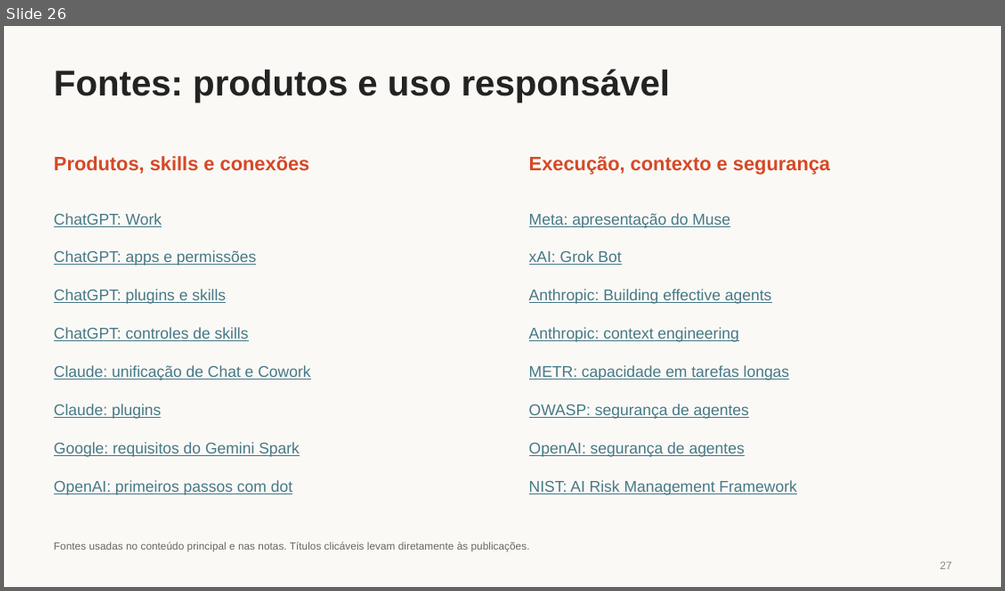
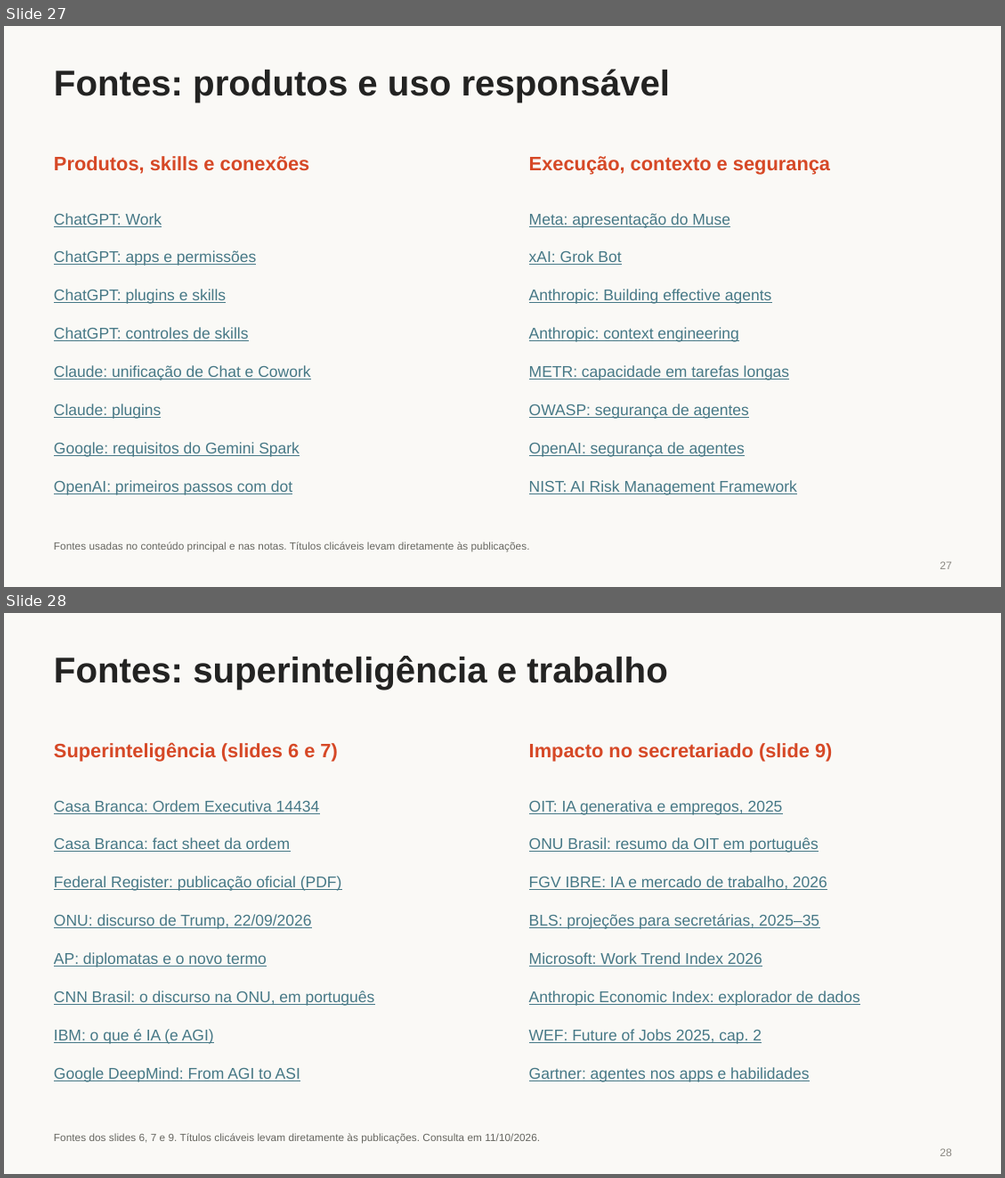
Before and after one commit to LawrenceTeixeira/Secretariado, a slide deck: Lawrence Teixeira - Agentes de IA.pptx. Shown one above the other, each under a label of ours: slide 26 before the commit, slides 27 and 28 after it. The pictures are 1005x591 and 1005x1178 pixels, drawn with LibreOffice and Linux fonts; fonts in the diff are those of the drawing. Boxes give left, top, right and bottom in pixels: in the first picture for what was removed or moved away, otherwise in the second. Text is boxed around its words. In the diff, an @@ line names an element or a change of style, - is before the commit and + after.

```diff
--- a/Lawrence Teixeira - Agentes de IA.pptx
+++ b/Lawrence Teixeira - Agentes de IA.pptx
@@ slide 28 added at [4, 613, 1001, 1174], background #FAF9F6 @@
@@ title added at [54, 656, 667, 690], 34.5 pt, text #232322, bold @@
+Fontes: superinteligência e trabalho
@@ text added at [54, 742, 337, 762], 18.8 pt, text #D64826, bold @@
+Superinteligência (slides 6 e 7)
@@ text added at [529, 743, 832, 762], 18.8 pt, text #D64826, bold @@
+Impacto no secretariado (slide 9)
@@ text added at [54, 800, 320, 814], 15 pt, text #467886, underline @@
+Casa Branca: Ordem Executiva 14434
@@ text added at [529, 800, 783, 815], 15 pt, text #467886, underline @@
+OIT: IA generativa e empregos, 2025
@@ text added at [54, 837, 291, 852], 15 pt, text #467886, underline @@
+Casa Branca: fact sheet da ordem
@@ text added at [529, 837, 818, 852], 15 pt, text #467886, underline @@
+ONU Brasil: resumo da OIT em português
@@ text added at [54, 876, 342, 891], 15 pt, text #467886, underline @@
+Federal Register: publicação oficial (PDF)
@@ text added at [529, 876, 827, 890], 15 pt, text #467886, underline @@
+FGV IBRE: IA e mercado de trabalho, 2026
@@ text added at [54, 914, 312, 929], 15 pt, text #467886, underline @@
+ONU: discurso de Trump, 22/09/2026
@@ text added at [529, 914, 819, 929], 15 pt, text #467886, underline @@
+BLS: projeções para secretárias, 2025–35
@@ text added at [54, 952, 267, 967], 15 pt, text #467886, underline @@
+AP: diplomatas e o novo termo
@@ text added at [529, 952, 762, 966], 15 pt, text #467886, underline @@
+Microsoft: Work Trend Index 2026
@@ text added at [54, 990, 375, 1005], 15 pt, text #467886, underline @@
+CNN Brasil: o discurso na ONU, em português
@@ text added at [529, 990, 860, 1005], 15 pt, text #467886, underline @@
+Anthropic Economic Index: explorador de dados
@@ text added at [54, 1029, 214, 1044], 15 pt, text #467886, underline @@
+IBM: o que é IA (e AGI)
@@ text added at [529, 1029, 761, 1044], 15 pt, text #467886, underline @@
+WEF: Future of Jobs 2025, cap. 2
@@ text added at [54, 1067, 300, 1082], 15 pt, text #467886, underline @@
+Google DeepMind: From AGI to ASI
@@ text added at [529, 1067, 809, 1082], 15 pt, text #467886, underline @@
+Gartner: agentes nos apps e habilidades
@@ text added at [54, 1133, 540, 1143], 10.1 pt, text #666660 @@
+Fontes dos slides 6, 7 e 9. Títulos clicáveis levam diretamente às publicações. Consulta em 11/10/2026.
@@ text added at [939, 1148, 952, 1156], 10.5 pt, text #8A8882 @@
+28
@@ what was slide 26 is now slide 27 @@
```
Also in this commit, not shown: 16 slides changed, 1 other slide added, 11 other files.
